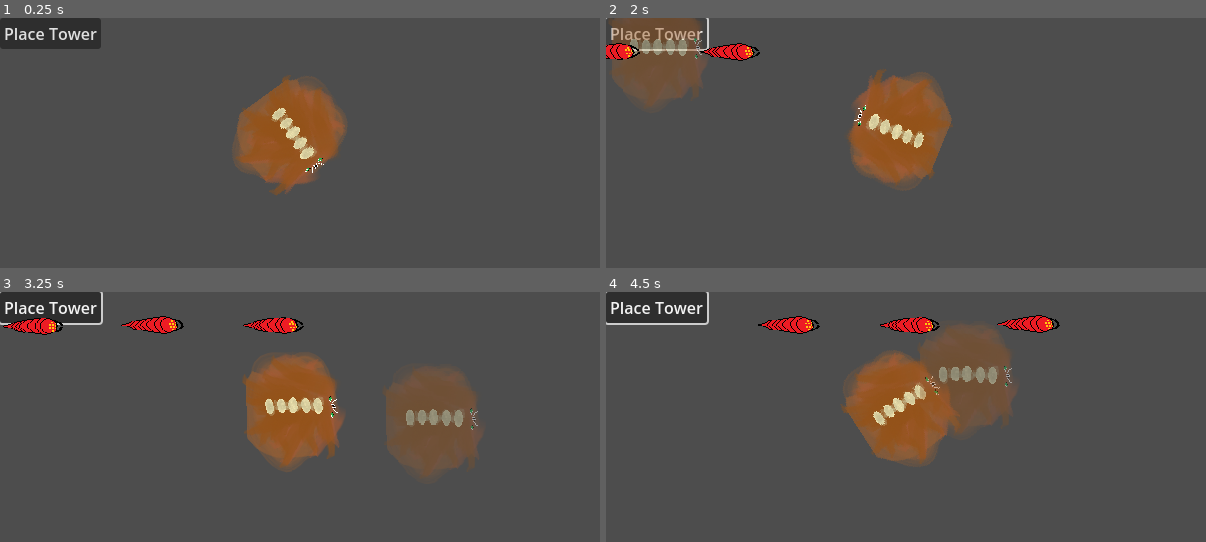
Above: before the commit, frames 1-4 (two rows, left to right).
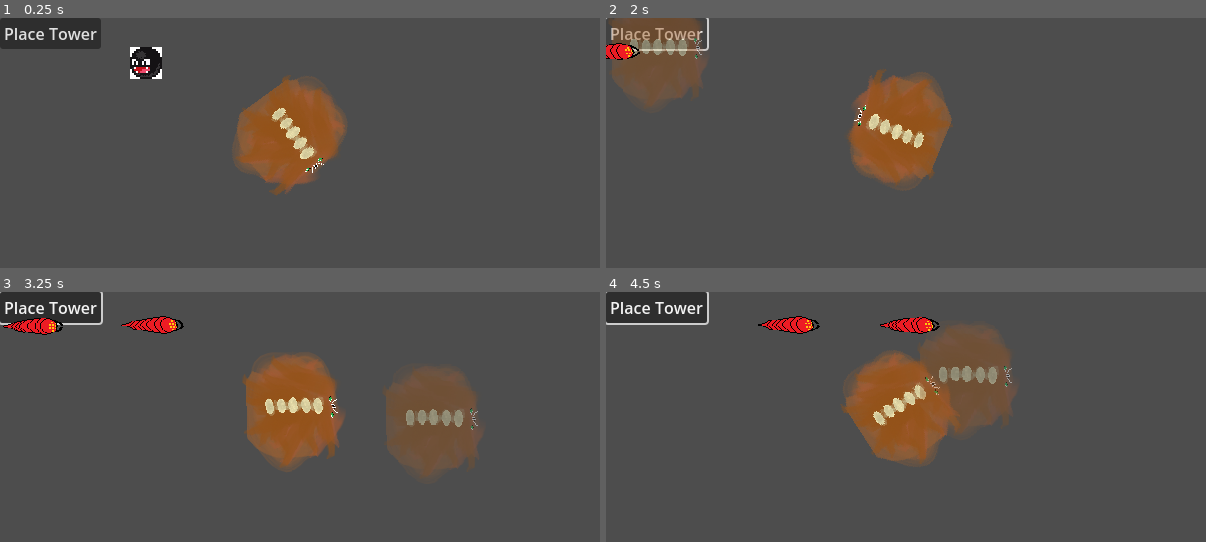
Above: after the commit, the same moments.

Repository: Moonlock/jameGam
Game: Godot game, scene res://thing_jam.tscn
Same seed, same stepped clock (60 frames per second), same inputs: the game is played once before the commit and once after it.
Inputs (mouse positions are in pixels of both pictures, inside the frame that each line leads up to):
- Up to frame 1 (0.25 s): no input
- Up to frame 2 (2 s): click "Place Tower" at 0.5 s; click "Place Tower" at 1.25 s
- Up to frame 3 (3.25 s): click "Place Tower" at 2 s; tap Enter (ui_accept) at 2.75, 3.02 s; move the mouse to (432, 404) at 2.77 s
- Up to frame 4 (4.5 s): move the mouse to (786, 429) at 3.52 s; tap Enter (ui_accept) at 3.77 s; move the mouse to (966, 362) at 4.27 s

The runs differ from the first frame. In frame 1, 0.7% of the frame differs, in the area x 21-27%, y 11-25%; in frame 2, 0.4%; in frame 3, 0.4%; in frame 4, 0.5%.
Error in both runs: Invalid access to property or key 'position' on a base object of type 'InputEventKey'. (res://Towers/place_tower_button.gd:28)

Commit message:
Bullet kills bugs

Diff:
--- a/basic_bugAnimated.tscn
+++ b/basic_bugAnimated.tscn
@@ -1,5 +1,6 @@
-[gd_scene load_steps=6 format=3 uid="uid://cme6ch38gsfgb"]
+[gd_scene load_steps=7 format=3 uid="uid://cme6ch38gsfgb"]
 
+[ext_resource type="Script" uid="uid://bbogd8r76ie7p" path="res://bug.gd" id="1_byrxq"]
 [ext_resource type="Texture2D" uid="uid://ddc3b7wi705cc" path="res://animBug.png" id="1_mlobg"]
 
 [sub_resource type="AtlasTexture" id="AtlasTexture_byrxq"]
@@ -24,11 +25,11 @@
 "speed": 5.0
 }]
 
-[sub_resource type="CapsuleShape2D" id="CapsuleShape2D_37rhn"]
-radius = 8.0
-height = 45.0
+[sub_resource type="CapsuleShape2D" id="CapsuleShape2D_byrxq"]
+height = 58.0
 
 [node name="basicBug" type="CharacterBody2D"]
+script = ExtResource("1_byrxq")
 
 [node name="AnimatedSprite2D" type="AnimatedSprite2D" parent="."]
 sprite_frames = SubResource("SpriteFrames_jvpff")
@@ -36,6 +37,10 @@
 autoplay = "moving"
 frame_progress = 0.619678
 
-[node name="CollisionShape2D" type="CollisionShape2D" parent="."]
+[node name="CollisionShape2D" type="Area2D" parent="."]
 position = Vector2(0, -4)
-shape = SubResource("CapsuleShape2D_37rhn")
+
+[node name="CollisionShape2D" type="CollisionShape2D" parent="CollisionShape2D"]
+shape = SubResource("CapsuleShape2D_byrxq")
+
+[connection signal="body_entered" from="CollisionShape2D" to="." method="_on_collision_shape_2d_body_entered"]
--- a/bug.gd
+++ b/bug.gd
@@ -1,4 +1,4 @@
-extends Sprite2D
+extends CharacterBody2D
 
 @onready var _follow :PathFollow2D = get_parent()
 var _last_progress = 0
@@ -11,3 +11,9 @@
 		print("Take damage")
 		get_parent().get_parent().queue_free()
 	_last_progress = new_progress
+
+
+
+func _on_collision_shape_2d_body_entered(body: Node2D) -> void:
+	body.despawn()
+	queue_free()
--- /dev/null
+++ b/bullet.gd
@@ -0,0 +1,4 @@
+extends CharacterBody2D
+
+func despawn():
+	queue_free()
--- /dev/null
+++ b/bullet.tscn
@@ -0,0 +1,16 @@
+[gd_scene load_steps=4 format=3 uid="uid://bdhsih0fybktx"]
+
+[ext_resource type="Texture2D" uid="uid://dl6ru0yd06ahj" path="res://sprites/bullet.png" id="1_v7oki"]
+[ext_resource type="Script" uid="uid://dbm1nwfkysktl" path="res://bullet.gd" id="1_v8qja"]
+
+[sub_resource type="CircleShape2D" id="CircleShape2D_v8qja"]
+radius = 17.0294
+
+[node name="Bullet" type="CharacterBody2D"]
+script = ExtResource("1_v8qja")
+
+[node name="Sprite2D" type="Sprite2D" parent="."]
+texture = ExtResource("1_v7oki")
+
+[node name="CollisionShape2D" type="CollisionShape2D" parent="."]
+shape = SubResource("CircleShape2D_v8qja")
--- a/path.tscn
+++ b/path.tscn
@@ -1,6 +1,5 @@
-[gd_scene load_steps=4 format=3 uid="uid://dnq5xscj2u3fk"]
+[gd_scene load_steps=3 format=3 uid="uid://dnq5xscj2u3fk"]
 
-[ext_resource type="Script" uid="uid://bbogd8r76ie7p" path="res://bug.gd" id="2_0xr8s"]
 [ext_resource type="PackedScene" uid="uid://cme6ch38gsfgb" path="res://basic_bugAnimated.tscn" id="3_0xr8s"]
 
 [sub_resource type="Curve2D" id="Curve2D_cnff4"]
@@ -18,8 +17,5 @@
 position = Vector2(0, 34)
 rotation = -0.0042163
 
-[node name="bug" type="Sprite2D" parent="PathFollow2D"]
-script = ExtResource("2_0xr8s")
-
-[node name="basicBug" parent="PathFollow2D/bug" instance=ExtResource("3_0xr8s")]
+[node name="basicBug" parent="PathFollow2D" instance=ExtResource("3_0xr8s")]
 rotation = 1.5708
--- a/thing_jam.tscn
+++ b/thing_jam.tscn
@@ -1,9 +1,10 @@
-[gd_scene load_steps=5 format=3 uid="uid://bk1ol31gv4shw"]
+[gd_scene load_steps=6 format=3 uid="uid://bk1ol31gv4shw"]
 
 [ext_resource type="Script" uid="uid://buwvqlafeq20v" path="res://thing_jam.gd" id="1_udhia"]
 [ext_resource type="PackedScene" uid="uid://brpgntw6o4oyo" path="res://Towers/monster_tower.tscn" id="2_y3g1b"]
 [ext_resource type="Script" uid="uid://cjeefxfi8r8xj" path="res://timer.gd" id="3_udhia"]
 [ext_resource type="PackedScene" path="res://Towers/place_tower_button.tscn" id="4_owrrb"]
+[ext_resource type="PackedScene" uid="uid://bdhsih0fybktx" path="res://bullet.tscn" id="5_vgojc"]
 
 [node name="thingJam" type="Node2D"]
 script = ExtResource("1_udhia")
@@ -21,5 +22,8 @@
 
 [node name="PlaceTowerButton" parent="." instance=ExtResource("4_owrrb")]
 
+[node name="Bullet" parent="." instance=ExtResource("5_vgojc")]
+position = Vector2(146, 45)
+
 [connection signal="timeout" from="Timer" to="Timer" method="_on_timer_timeout"]
 [connection signal="timeout" from="Timer/NextPhaseTimer" to="Timer" method="_on_next_phase_timer_timeout"]
Not shown, added: bullet.gd.uid
Binary file added: sprites/bullet.png
